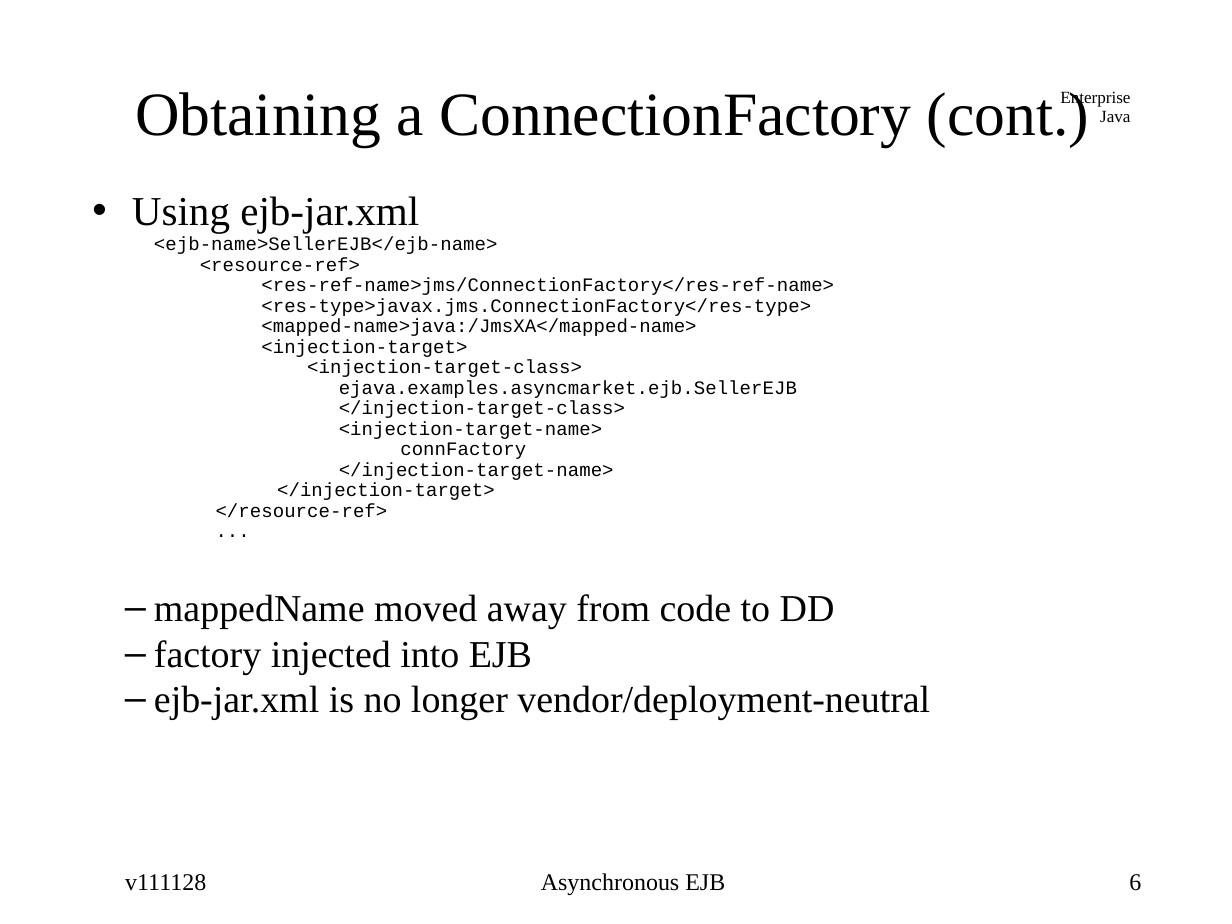
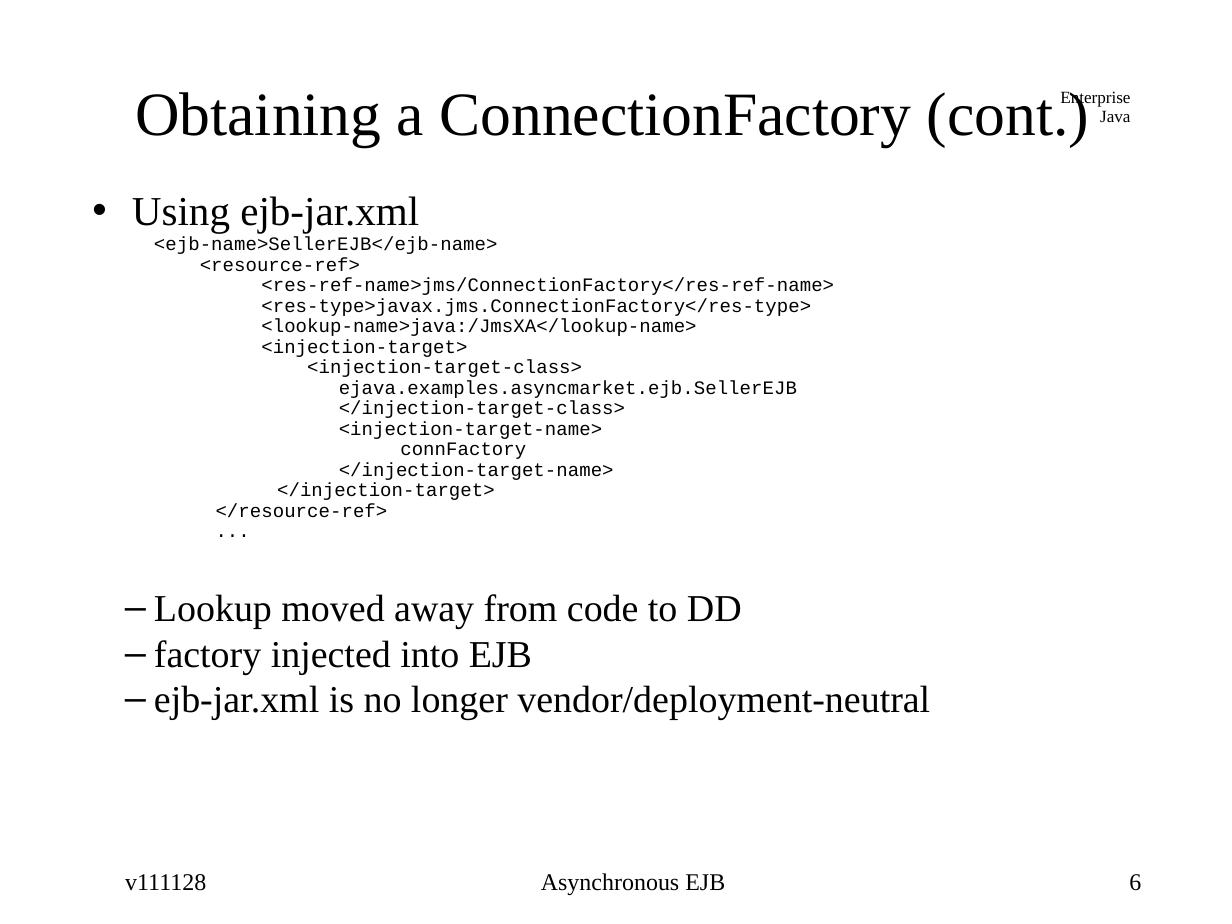
Before and after one commit to ejavaguy/ejava-instructor, a slide deck: slide 6 of async/asyncEJB/src/main/webapp/ppt/asyncEJB.ppt. Drawn at 1232x924 pixels with LibreOffice and Linux fonts; fonts in the diff are those of the drawing. Boxes give left, top, right and bottom in pixels: in the first picture for what was removed or moved away, otherwise in the second. Text is boxed around its words. In the diff, an @@ line names an element or a change of style, - is before the commit and + after.

Commit message:
update JNDI resource lookups

```diff
--- a/async/asyncEJB/src/main/webapp/ppt/asyncEJB.ppt
+++ b/async/asyncEJB/src/main/webapp/ppt/asyncEJB.ppt
@@ text at [261,319,696,336]: text changed @@
-    <mapped-name>java:/JmsXA</mapped-name>
+    <lookup-name>java:/JmsXA</lookup-name>
@@ text at [154,594,742,629]: text changed @@
-  – mappedName moved away from code to DD
+  – Lookup moved away from code to DD
```
Also in this commit, not shown: 35 other slides changed.
